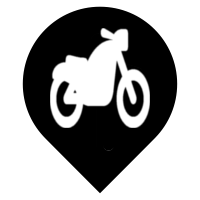
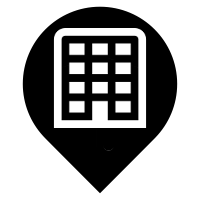
Comparing the layer stacks of the two 200×200 images. Changes:
added layer "office" above "sail" over [53, 28, 147, 128]
hid "moto" over [50, 28, 150, 128]
